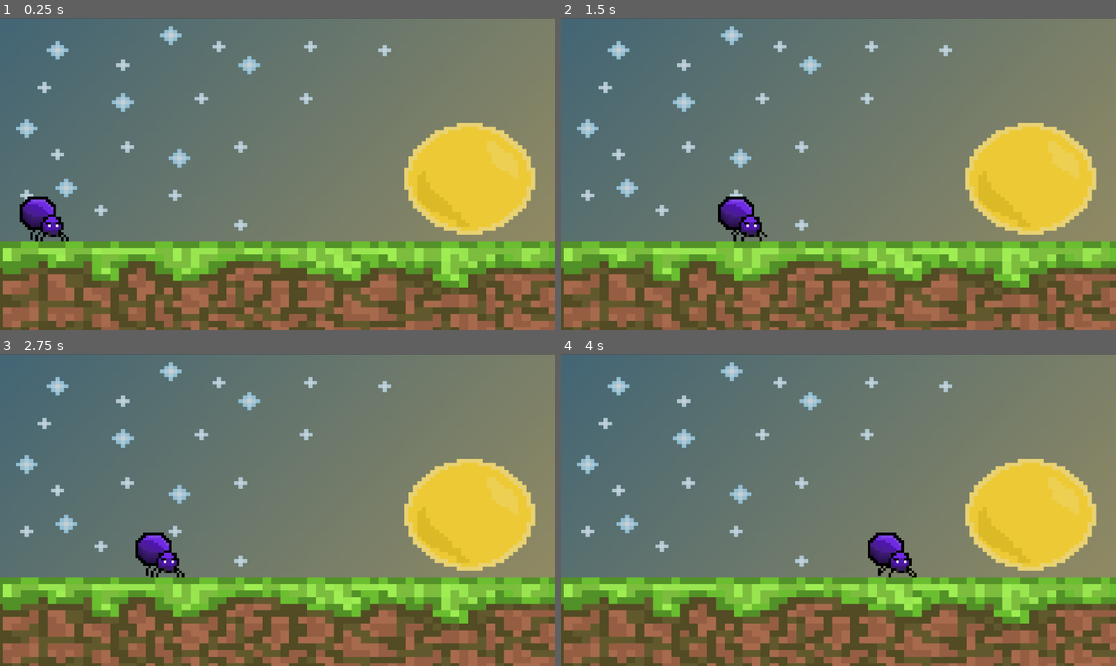
Above: before the commit, frames 1-4 (two rows, left to right).
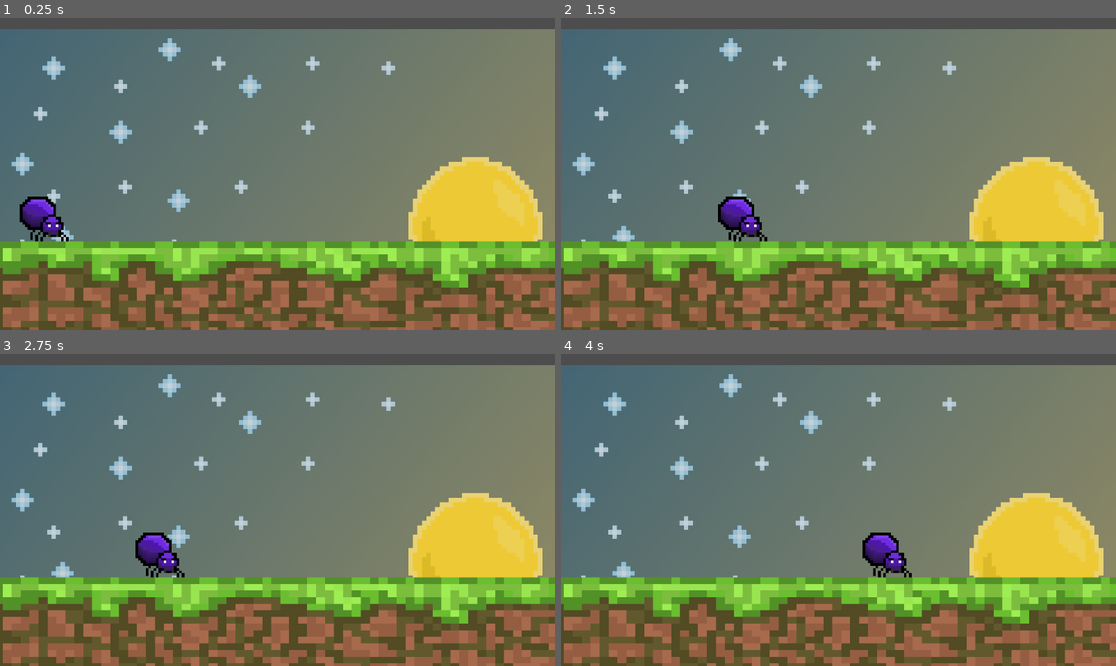
Above: after the commit, the same moments.

Repository: StudioXPEtudiant/25-26.FR.J.S3_Web
Game: Godot game, scene res://Scenes/Levels/main.tscn
Two runs of this game, one before a commit and one after it. Both use one fixed random seed, a clock stepped at 60 frames per second and the inputs below.
Inputs (mouse positions are in pixels of both pictures, inside the frame that each line leads up to):
- Up to frame 1 (0.25 s): no input
- Up to frame 2 (1.5 s): tap Enter (ui_accept) at 0.5, 0.77 s; move the mouse to (960, 158) at 0.52 s; hold D (ui_right) from 0.53 s (still down); tap W (shoot_web) at 0.6, 1.35 s; move the mouse to (727, 189) at 1.27 s
- Up to frame 3 (2.75 s): tap Enter (ui_accept) at 1.52 s; move the mouse to (333, 441) at 2.02 s; release D (ui_right) at 2.03 s; hold Q (ui_left) from 2.03 s (still down); tap W (shoot_web) at 2.1 s
- Up to frame 4 (4 s): move the mouse to (810, 572) at 2.77 s; release Q (ui_left) at 2.78 s; hold D (ui_right) from 2.78 s (still down); tap W (shoot_web) at 2.85, 3.6 s; tap Enter (ui_accept) at 3.02, 3.77 s; move the mouse to (1005, 556) at 3.52 s

The runs differ from the first frame. In frame 1, 12% of the frame differs, in the area x 0-100%, y 0-72%; in frame 2, 12%; in frame 3, 12%; in frame 4, 13%.
Error in both runs: Invalid assignment of property or key 'direction' with value of type 'Vector2' on a base object of type 'Node2D'. (res://Scenes/Assets)

Commit message:
ajout de spiderman

Diff:
--- a/spiders-mc-donald/Scenes/Assets Scenes/spider.tscn
+++ b/spiders-mc-donald/Scenes/Assets Scenes/spider.tscn
@@ -1,9 +1,10 @@
 [gd_scene format=3 uid="uid://uhlaslslkik8"]
 
-[ext_resource type="Texture2D" uid="uid://c8e2qj03saee0" path="res://Assets/Animations/Spider Animations/MCanim3.png" id="1_ow1sb"]
 [ext_resource type="Script" uid="uid://bvwdxtxrigafw" path="res://Scenes/Assets Scenes/spider.gd" id="1_tmjfb"]
-[ext_resource type="Texture2D" uid="uid://m8q5ppixnvq3" path="res://Assets/Animations/Spider Animations/MCanim2.png" id="2_g5cfw"]
+[ext_resource type="Texture2D" uid="uid://ob744nera06c" path="res://Assets/Spider1anim.png" id="2_4wic5"]
 [ext_resource type="Texture2D" uid="uid://unkd21um4gsu" path="res://Assets/Animations/Spider Animations/MCanim1.png" id="3_vwj6i"]
+[ext_resource type="Texture2D" uid="uid://dq4ysgbynrss7" path="res://Assets/Spider2anim.png" id="3_x0q5x"]
+[ext_resource type="Texture2D" uid="uid://dlq7so8g8mbb1" path="res://Assets/Spider3anim.png" id="4_6i03w"]
 
 [sub_resource type="RectangleShape2D" id="RectangleShape2D_28n33"]
 size = Vector2(21.747972, 19.88189)
@@ -12,14 +13,19 @@
 animations = [{
 "frames": [{
 "duration": 1.0,
-"texture": ExtResource("1_ow1sb")
+"texture": ExtResource("2_4wic5")
 }, {
 "duration": 1.0,
-"texture": ExtResource("2_g5cfw")
+"texture": ExtResource("3_x0q5x")
 }, {
 "duration": 1.0,
-"texture": ExtResource("3_vwj6i")
+"texture": ExtResource("4_6i03w")
 }],
+"loop": true,
+"name": &"new_animation",
+"speed": 5.0
+}, {
+"frames": [],
 "loop": true,
 "name": &"running",
 "speed": 4.0
@@ -46,5 +52,5 @@
 position = Vector2(-1, -3)
 scale = Vector2(5.3437505, 5.25)
 sprite_frames = SubResource("SpriteFrames_p1gx0")
-animation = &"running"
+animation = &"new_animation"
 autoplay = "stand"
--- a/spiders-mc-donald/Scenes/Levels/main.tscn
+++ b/spiders-mc-donald/Scenes/Levels/main.tscn
@@ -31,6 +31,6 @@
 
 [node name="Background1web" type="Sprite2D" parent="." unique_id=512698054]
 z_index = -1
-position = Vector2(581.50006, 244.75002)
-scale = Vector2(9.054688, 7.7265625)
+position = Vector2(584.25, 323.24997)
+scale = Vector2(9.26172, 9.5078125)
 texture = ExtResource("3_u872a")
Not shown, added: spiders-mc-donald/Assets/Spider1anim.png.import
Not shown, added: spiders-mc-donald/Assets/Spider2anim.png.import
Not shown, added: spiders-mc-donald/Assets/Spider3anim.png.import
